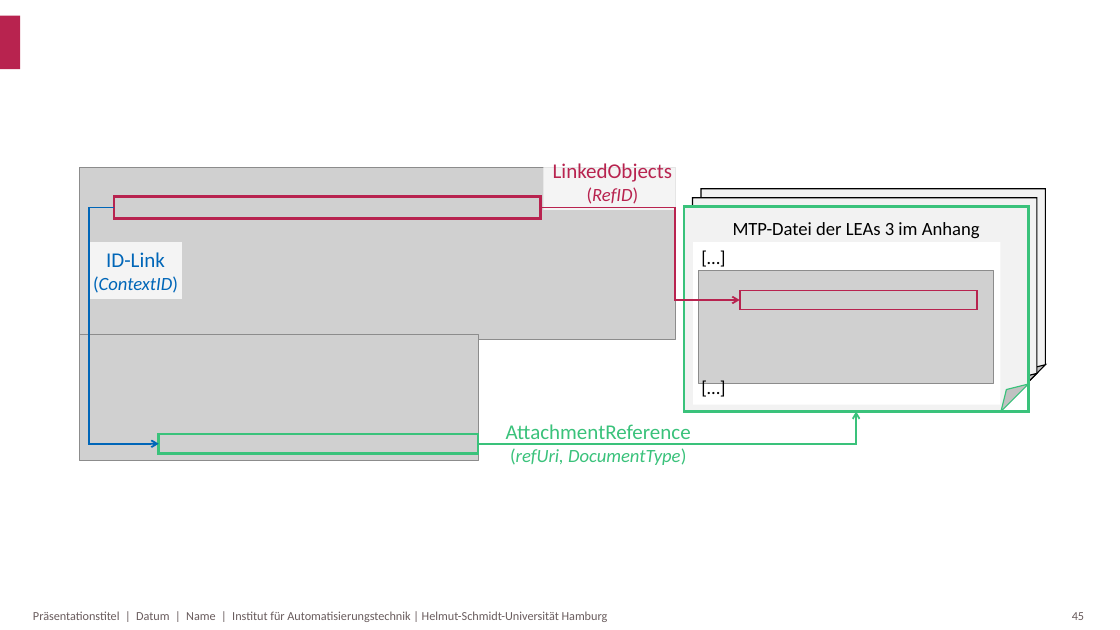
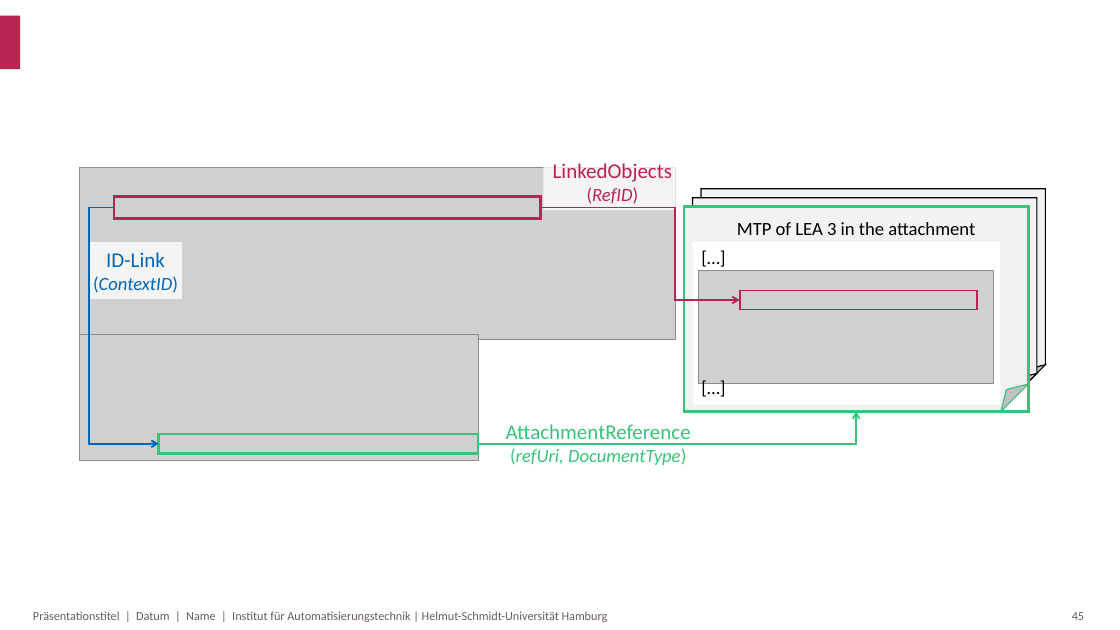
Before and after one commit to Blumi102/MTP4Logistics, a slide deck: slide 46 of Images/Abbildungen.pptx. Drawn at 1120x630 pixels with LibreOffice and Linux fonts; fonts in the diff are those of the drawing; grey boxes stand for pictures; background and template pictures are left out. Boxes give left, top, right and bottom in pixels: in the first picture for what was removed or moved away, otherwise in the second. Text is boxed around its words. In the diff, an @@ line names an element or a change of style, - is before the commit and + after.

```diff
--- a/Images/Abbildungen.pptx
+++ b/Images/Abbildungen.pptx
@@ rectangle added at [75, 154, 1056, 477], fill #FFFFFF @@
@@ text in folded corner at [737, 222, 975, 235]: text changed @@
-MTP-Datei der LEAs 3 im Anhang
+MTP of LEA 3 in the attachment
```
Also in this commit, not shown: 36 other files.
